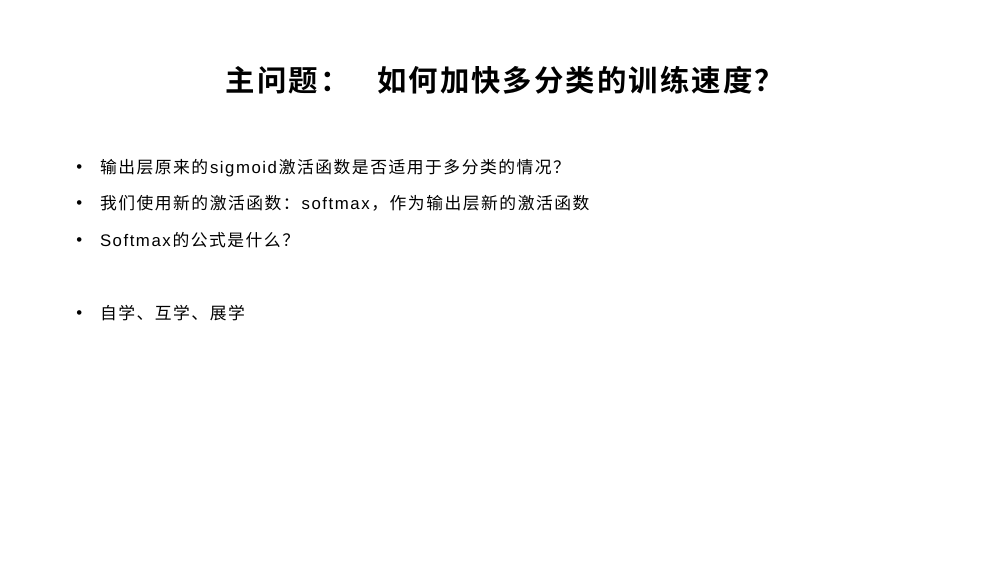
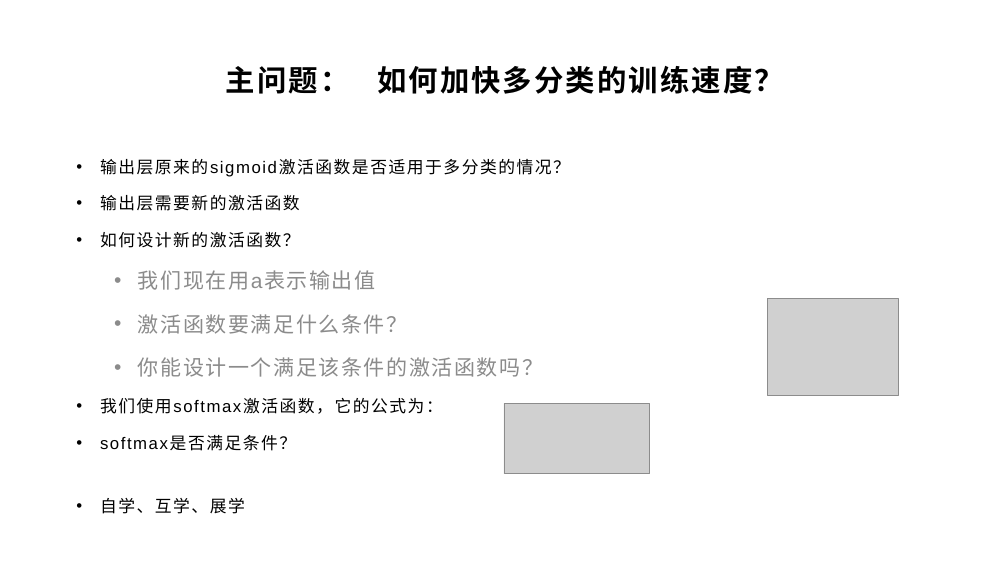
Before and after one commit to yyc-git/DeepLearningEdu, a slide deck: slide 17 of lessons/6_softmax/ppt/使用交叉熵损失函数和Softmax激活函数.pptx. Drawn at 1008x567 pixels with LibreOffice and Linux fonts; fonts in the diff are those of the drawing; grey boxes stand for pictures; background and template pictures are left out. Boxes give left, top, right and bottom in pixels: in the first picture for what was removed or moved away, otherwise in the second. Text is boxed around its words. In the diff, an @@ line names an element or a change of style, - is before the commit and + after.

Commit message:
feat(6_softmax): update ppt

```diff
--- a/lessons/6_softmax/ppt/使用交叉熵损失函数和Softmax激活函数.pptx
+++ b/lessons/6_softmax/ppt/使用交叉熵损失函数和Softmax激活函数.pptx
@@ text at [100, 195, 543, 414]: text changed @@
-• 我们使用新的激活函数：softmax，作为输出层新的激活函数
-• Softmax的公式是什么？
+• 输出层需要新的激活函数
+• 如何设计新的激活函数？
+  • 我们现在用a表示输出值
+  • 激活函数要满足什么条件？
+  • 你能设计一个满足该条件的激活函数吗？
+• 我们使用softmax激活函数，它的公式为：
+• softmax是否满足条件？
@@ picture added at [768, 299, 898, 395] @@
@@ picture added at [504, 404, 650, 474] @@
```
Also in this commit, not shown: 3 other slides changed, 4 slides added, 1 slide removed.
